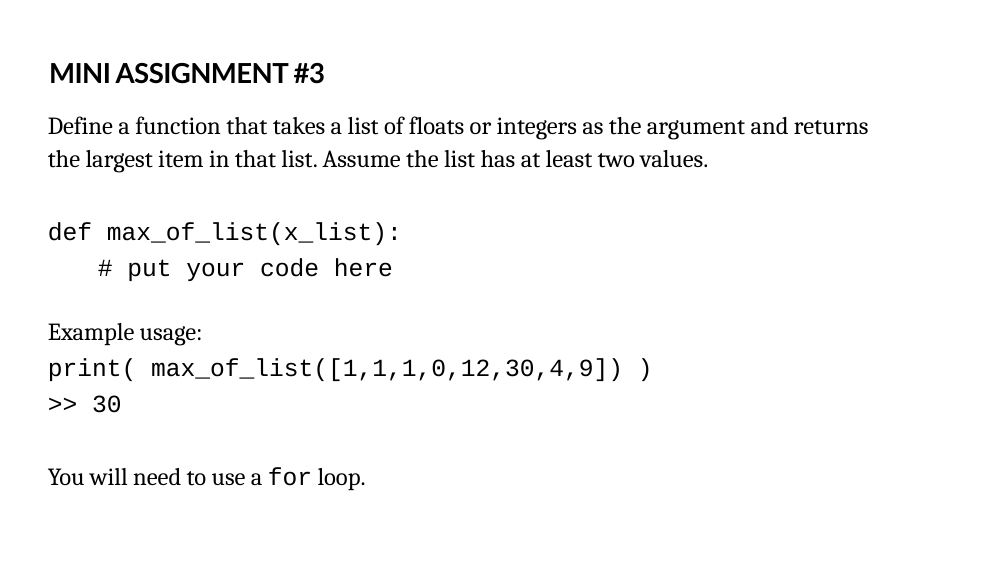
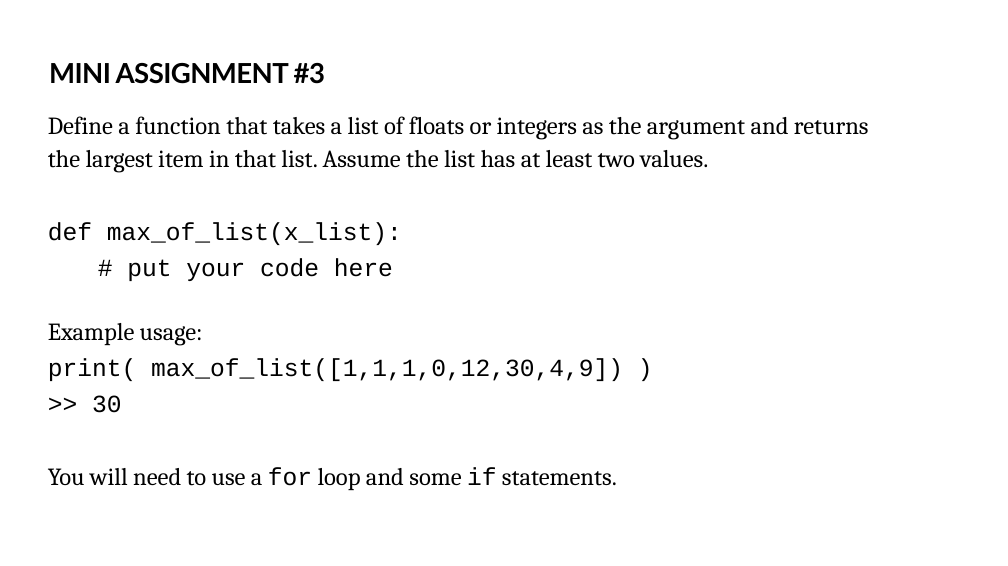
Before and after one commit to sergeyf/Python_intro_class, a slide deck: slide 22 of Python_Course_1.pptx. Drawn at 1008x566 pixels with LibreOffice and Linux fonts; fonts in the diff are those of the drawing. Boxes give left, top, right and bottom in pixels: in the first picture for what was removed or moved away, otherwise in the second. Text is boxed around its words. In the diff, an @@ line names an element or a change of style, - is before the commit and + after.

```diff
--- a/Python_Course_1.pptx
+++ b/Python_Course_1.pptx
@@ text at box(48, 467, 617, 491): text changed @@
-  You will need to use a for loop.
+  You will need to use a for loop and some if statements.
```
Also in this commit, not shown: 1 other file.
